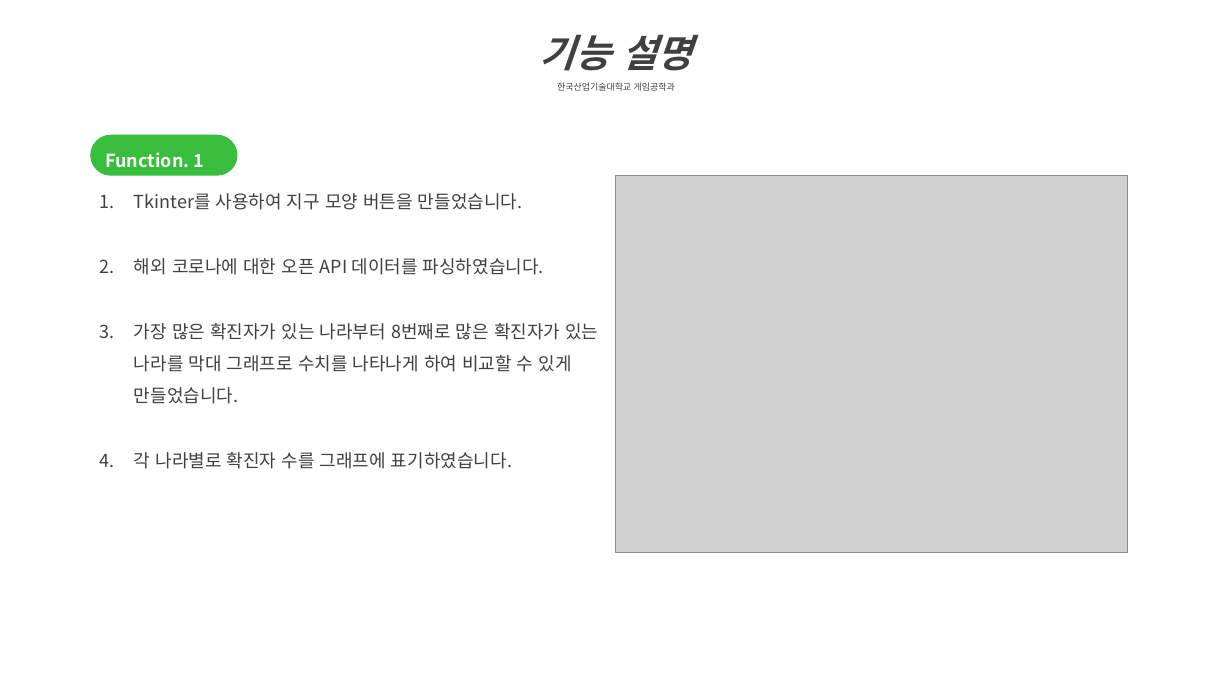
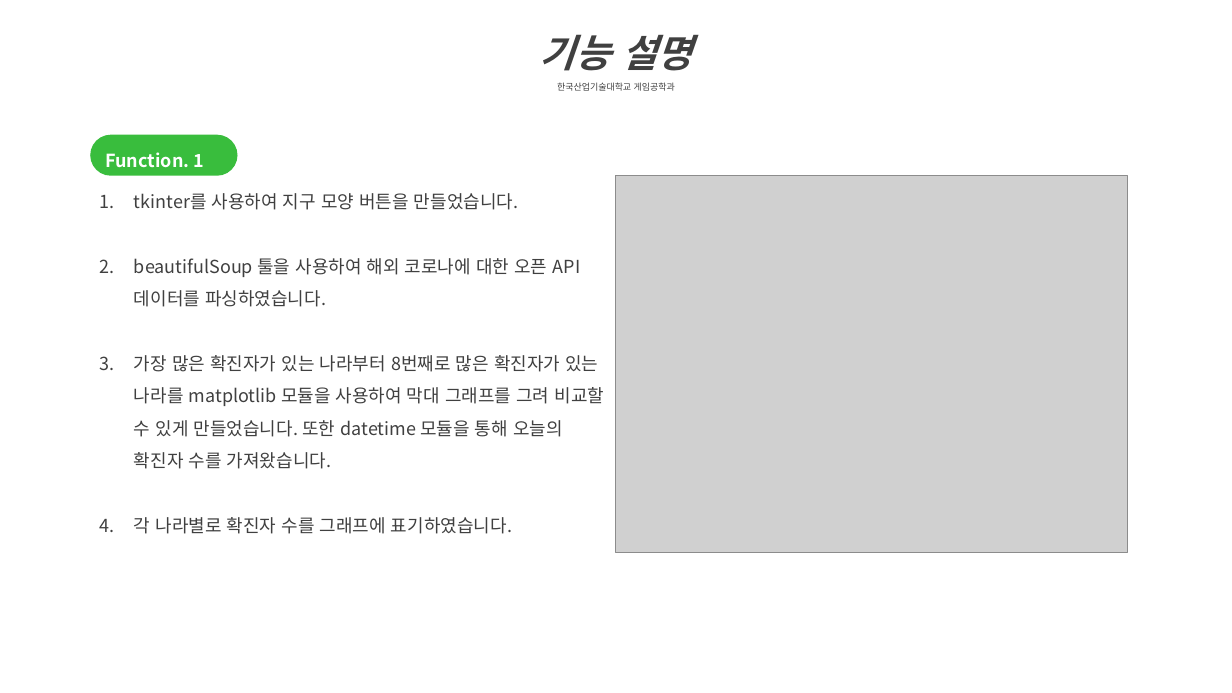
Before and after one commit to LEEMIREUK/ScriptLanguage, a slide deck: slide 6 of 스크립트언어 텀프로젝트 최종 보고서_2016182027.pptx. Drawn at 1232x693 pixels with LibreOffice and Linux fonts; fonts in the diff are those of the drawing; grey boxes stand for pictures. Boxes give left, top, right and bottom in pixels: in the first picture for what was removed or moved away, otherwise in the second. Text is boxed around its words. In the diff, an @@ line names an element or a change of style, - is before the commit and + after.

```diff
--- a/스크립트언어 텀프로젝트 최종 보고서_2016182027.pptx
+++ b/스크립트언어 텀프로젝트 최종 보고서_2016182027.pptx
@@ text at [134,193,604,469]: text changed @@
-1. Tkinter를 사용하여 지구 모양 버튼을 만들었습니다.
-2. 해외 코로나에 대한 오픈 API 데이터를 파싱하였습니다.
-3. 가장 많은 확진자가 있는 나라부터 8번째로 많은 확진자가 있는 나라를 막대 그래프로 수치를 나타나게 하여 비교할 수 있게 만들었습니다.
+1. tkinter를 사용하여 지구 모양 버튼을 만들었습니다.
+2. beautifulSoup 툴을 사용하여 해외 코로나에 대한 오픈 API 데이터를 파싱하였습니다.
+3. 가장 많은 확진자가 있는 나라부터 8번째로 많은 확진자가 있는 나라를 matplotlib 모듈을 사용하여 막대 그래프를 그려 비교할 수 있게 만들었습니다. 또한 datetime 모듈을 통해 오늘의 확진자 수를 가져왔습니다.
```
Also in this commit, not shown: 7 other slides changed.
